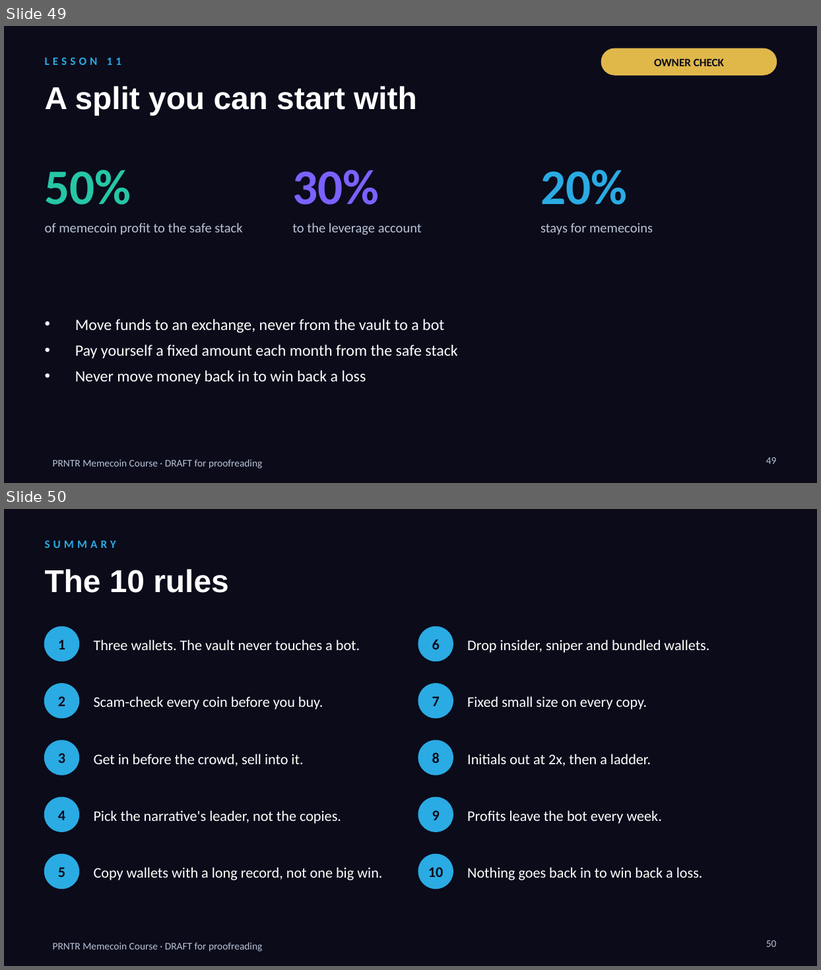
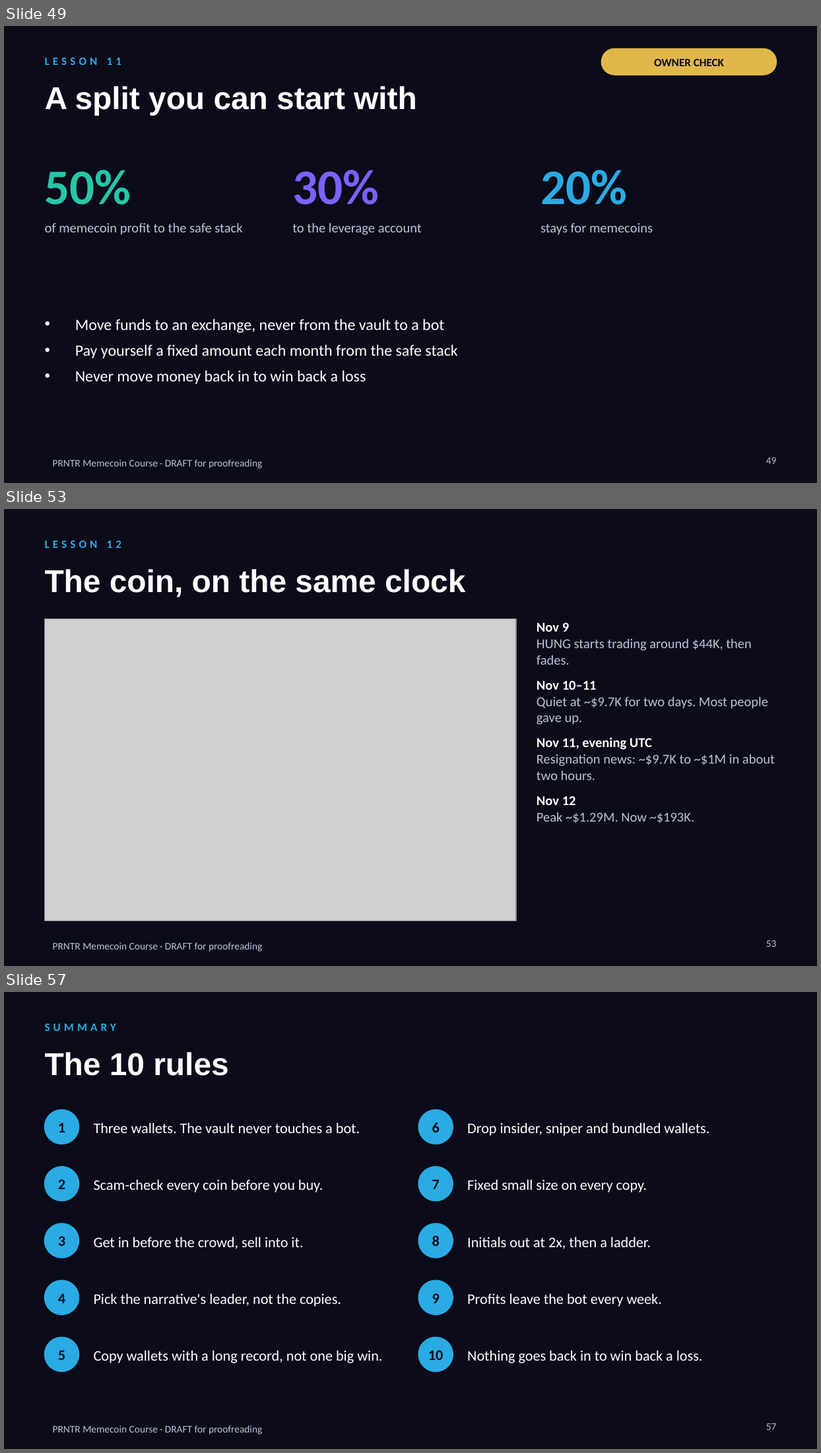
Before and after one commit to dropshippingpharmacist/SDFSDFSFDS, a slide deck: business_course/memecoin_course/PRNTR_Memecoin_Course_DRAFT.pptx. Shown one above the other, each under a label of ours: slides 49 and 50 before the commit, slides 49, 53 and 57 after it; the slides between them are not shown. The pictures are 821x970 and 821x1453 pixels, drawn with LibreOffice and Linux fonts; fonts in the diff are those of the drawing; grey boxes stand for pictures. Boxes give left, top, right and bottom in pixels: in the first picture for what was removed or moved away, otherwise in the second. Text is boxed around its words. In the diff, an @@ line names an element or a change of style, - is before the commit and + after.

```diff
--- a/business_course/memecoin_course/PRNTR_Memecoin_Course_DRAFT.pptx
+++ b/business_course/memecoin_course/PRNTR_Memecoin_Course_DRAFT.pptx
@@ slide 53 added at <box>4,509,817,966</box>, background #0B0B1A; not listed: 1 template element that a slide beside it also shows @@
@@ text added at <box>45,541,121,548</box>, 10 pt, text #2AABE3, bold @@
+LESSON 12
@@ text added at <box>45,569,465,597</box>, 28 pt, text #FFFFFF, bold @@
+The coin, on the same clock
@@ picture added at <box>45,619,516,921</box> @@
@@ text added at <box>537,623,775,824</box>, 12 pt, text #B9C3D6 @@
+Nov 9
+HUNG starts trading around $44K, then fades.
+Nov 10–11
+Quiet at ~$9.7K for two days. Most people gave up.
+Nov 11, evening UTC
+Resignation news: ~$9.7K to ~$1M in about two hours.
+Nov 12
+Peak ~$1.29M. Now ~$193K.
@@ page number added at <box>766,941,777,947</box>, 9 pt, text #B9C3D6 @@
+53
@@ what was slide 50 is now slide 57 @@
@@ page number at <box>766,1424,777,1430</box>: text changed @@
-50
+57
```
Also in this commit, not shown: 1 slide changed, 6 other slides added, 11 other files.
